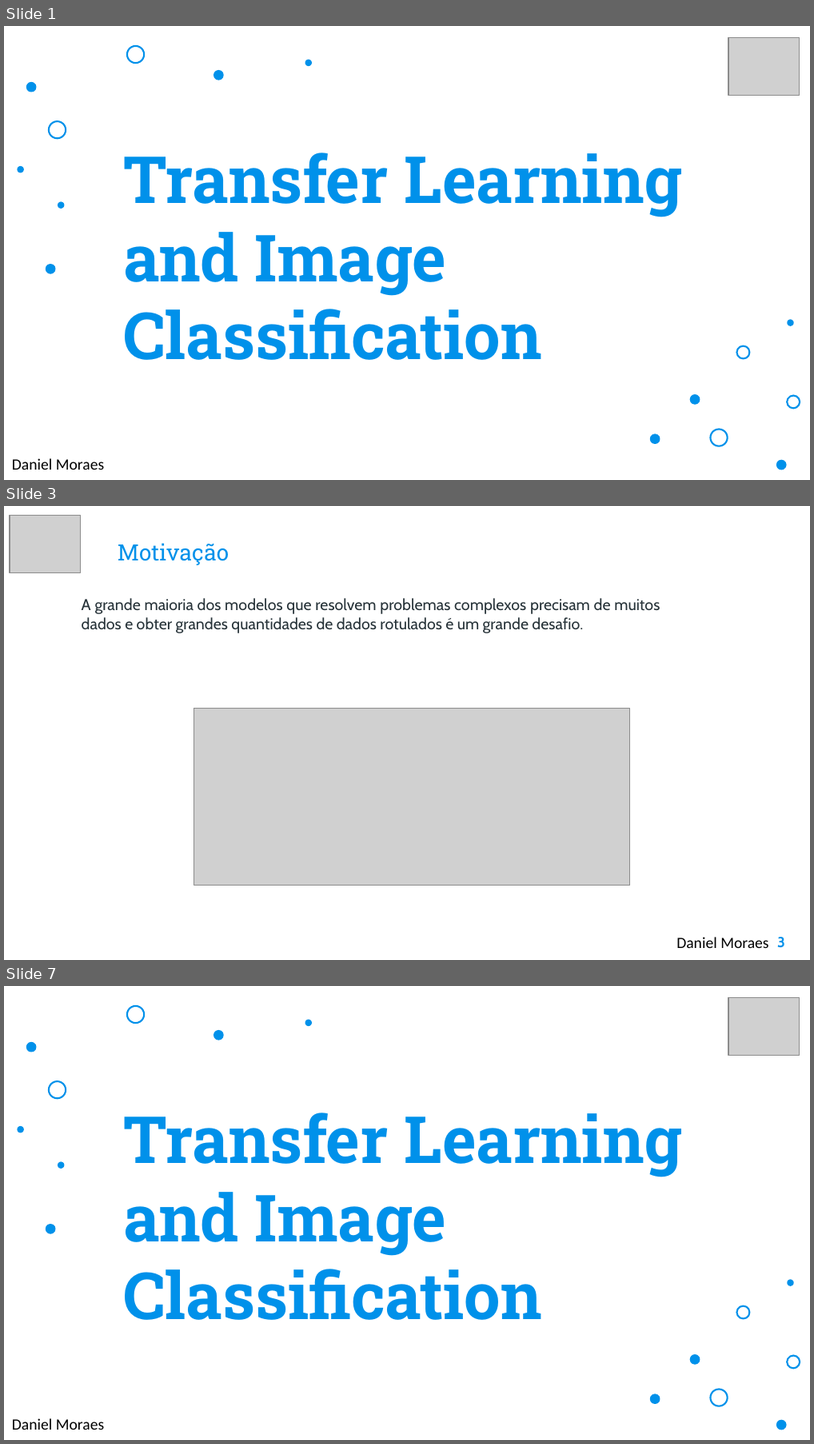
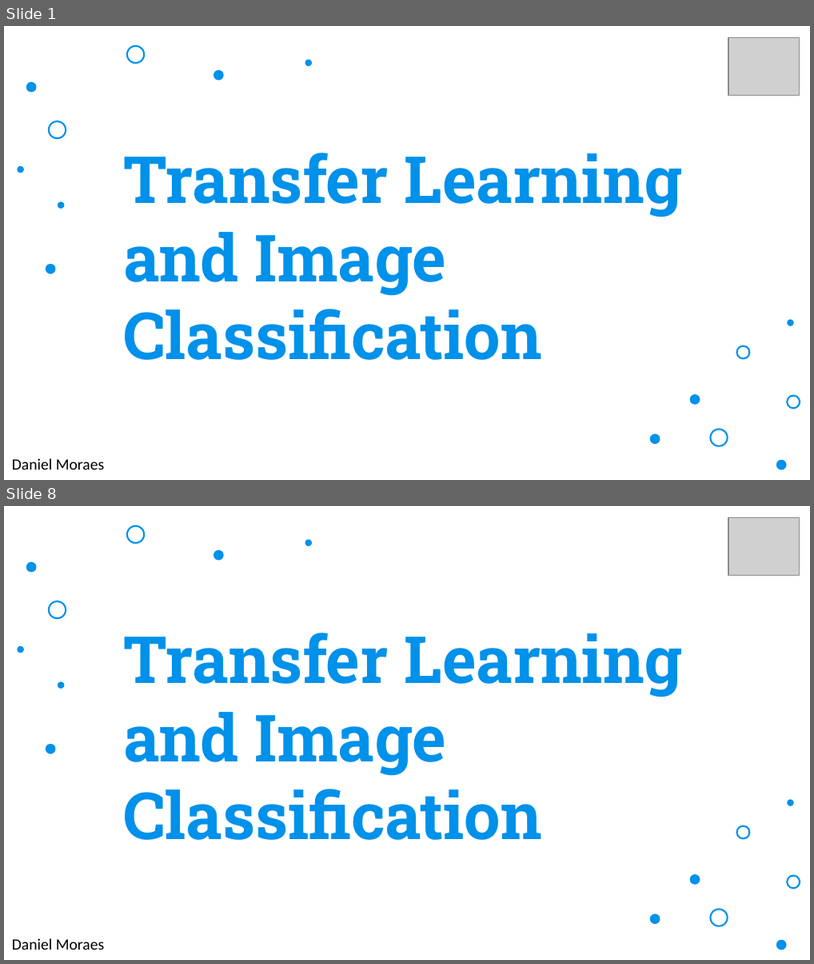
Before and after one commit to danielmoraesdelima/dissertacaounifor, a slide deck: Unifor - MIA - Transfer Learning and Image Classification.pptx. Shown one above the other, each under a label of ours: slides 1, 3 and 7 before the commit, slides 1 and 8 after it; the slides between them are not shown. The pictures are 814x1444 and 814x964 pixels, drawn with LibreOffice and Linux fonts; fonts in the diff are those of the drawing; grey boxes stand for pictures; background and template pictures are left out. Boxes give left, top, right and bottom in pixels: in the first picture for what was removed or moved away, otherwise in the second. Text is boxed around its words. In the diff, an @@ line names an element or a change of style, - is before the commit and + after.

```diff
--- a/Unifor - MIA - Transfer Learning and Image Classification.pptx
+++ b/Unifor - MIA - Transfer Learning and Image Classification.pptx
@@ slide 3 removed at <box>4,506,810,960</box>, background picture (left out) @@
@@ picture removed at <box>10,516,80,573</box> @@
@@ title removed at <box>118,543,229,565</box> @@
-Motivação
@@ text removed at <box>82,598,660,633</box> @@
-A grande maioria dos modelos que resolvem problemas complexos precisam de muitos dados e obter grandes quantidades de dados rotulados é um grande desafio.
@@ picture removed at <box>194,708,630,886</box> @@
@@ text removed at <box>677,936,769,948</box> @@
-Daniel Moraes
@@ page number removed at <box>778,936,786,948</box> @@
-3
@@ what was slide 7 is now slide 8 @@
```
Also in this commit, not shown: 1 slide changed, 5 slides added, 3 other slides removed.
